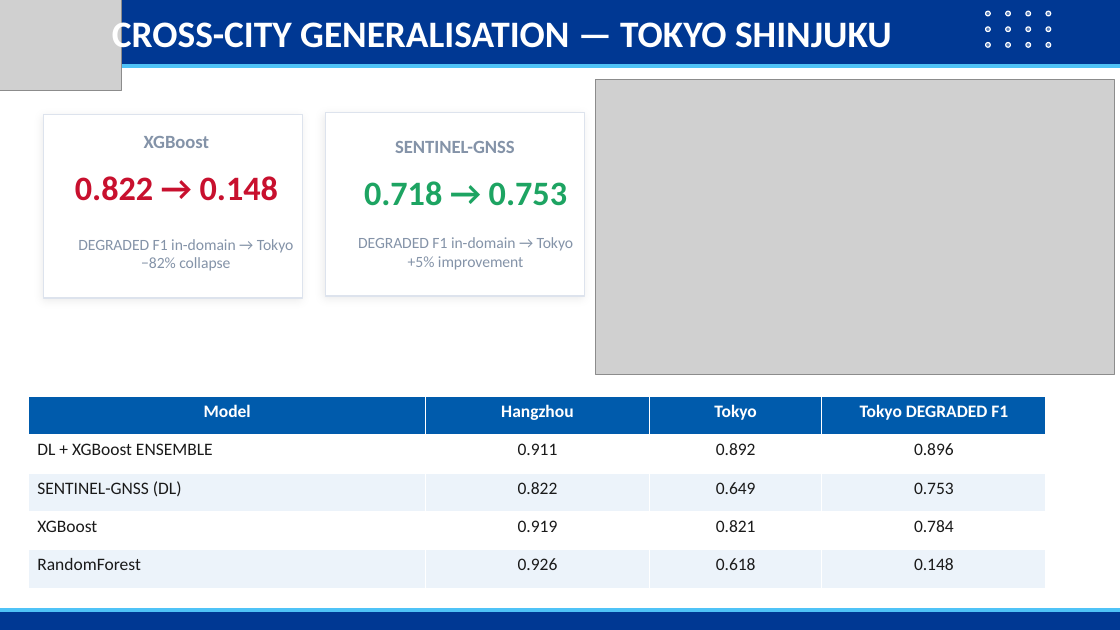
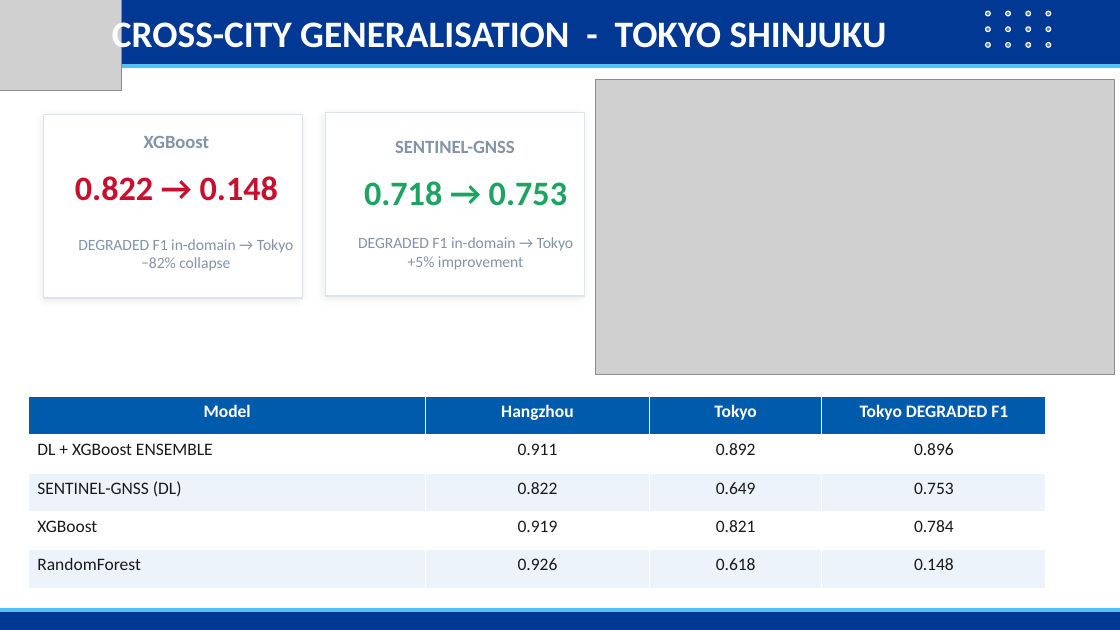
Before and after one commit to Jorshuare/AI-Based-Prediction-for-GNSS-Signal-Degradation, a slide deck: slide 18 of docs/SENTINEL_GNSS_Presentation.pptx. Drawn at 1120x630 pixels with LibreOffice and Linux fonts; fonts in the diff are those of the drawing; grey boxes stand for pictures; background and template pictures are left out. Boxes give left, top, right and bottom in pixels: in the first picture for what was removed or moved away, otherwise in the second. Text is boxed around its words. In the diff, an @@ line names an element or a change of style, - is before the commit and + after.

```diff
--- a/docs/SENTINEL_GNSS_Presentation.pptx
+++ b/docs/SENTINEL_GNSS_Presentation.pptx
@@ text at <box>112,16,887,57</box>: text changed @@
-CROSS-CITY GENERALISATION — TOKYO SHINJUKU
+CROSS-CITY GENERALISATION - TOKYO SHINJUKU
```
Also in this commit, not shown: 20 other slides changed, 1 slide added, 46 other files.
